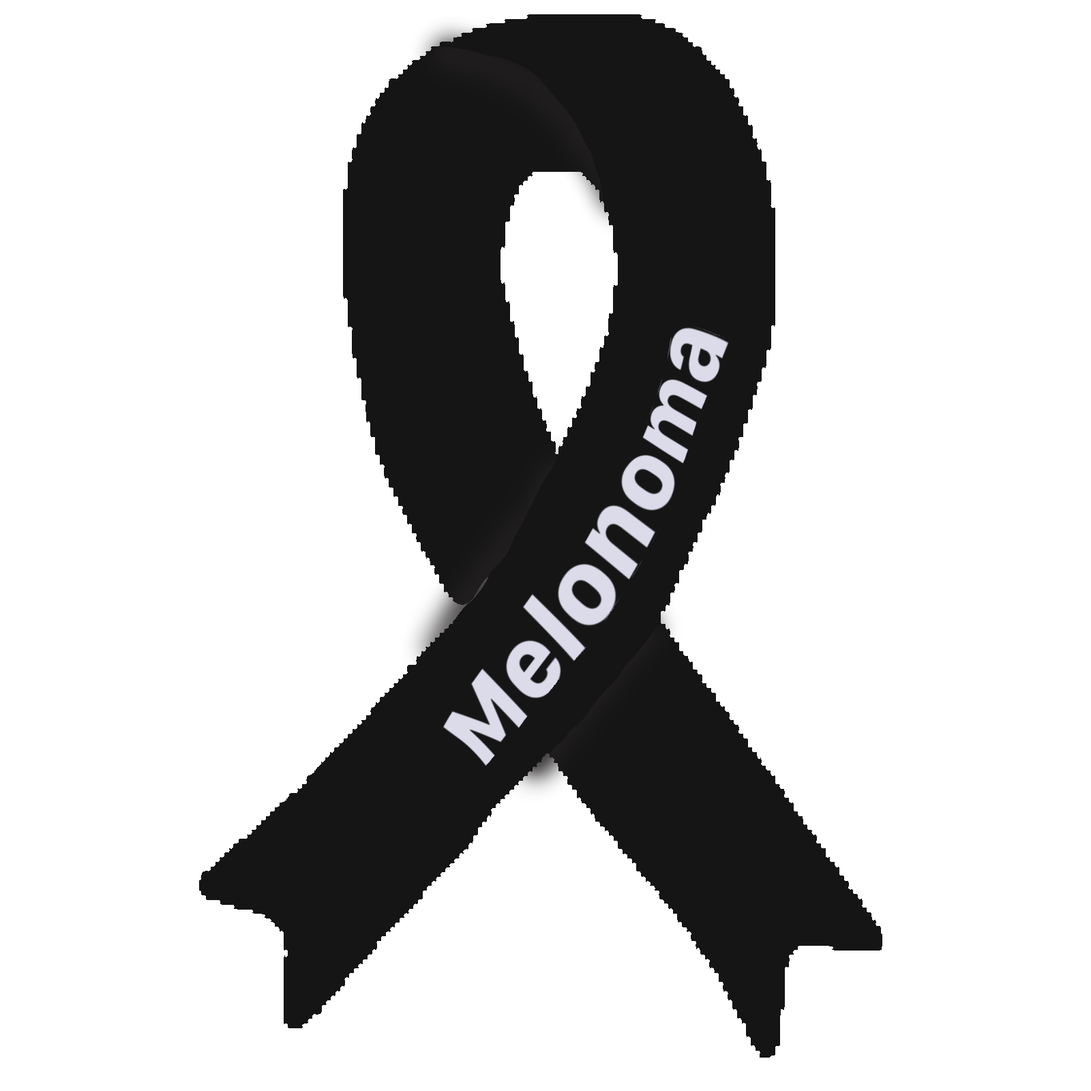
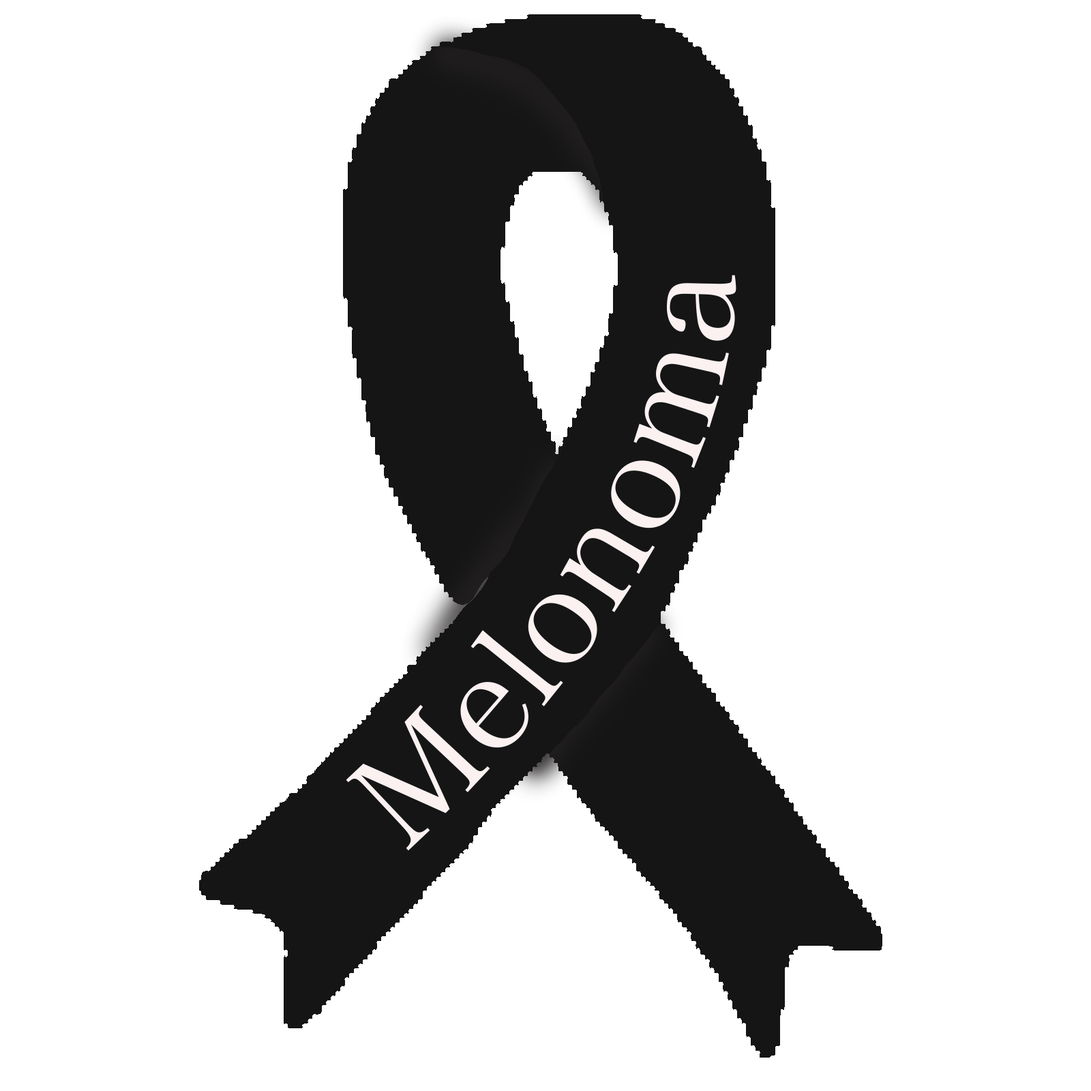
Revision of a layered 1091x1091 image; what changed, layer by layer:
added layer "text path" above "Melonoma #1" over [345,274,737,852]
hid "Melonoma" over [439,324,731,767]
